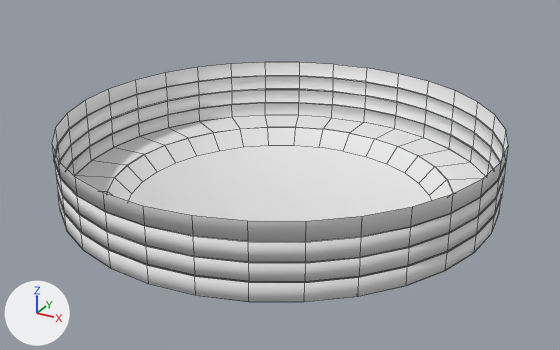
An edit to the FBX model Assets/FastShoot/3DModels/Map/Arena burger/Arena.fbx, drawn before and after from the same camera.
Before and after are seen from a camera (50 mm lens) standing at (120.3, -218.7, 113.3) and looking at (1.2, -2.3, 5.1). Arrows for +X, +Y and +Z are at lower left; the lights stay in place. Mesh edges are drawn as thin lines.

The older version as bpy lines, for what is in view:
```python
me_cylinder_001 = bpy.data.meshes.new('Cylinder.001')
me_cylinder_001.from_pydata(...)  # 608 vertices, 577 faces; spans x -74.9..74.9, y -74.9..74.9, z -6.0..24.0
me_cylinder_001.materials.append(mat_uv)  # its picture is missing
ob_arena = bpy.data.objects.new('Arena', me_cylinder_001)
ob_arena.location = (0.0, 0.0, 0.0)
```
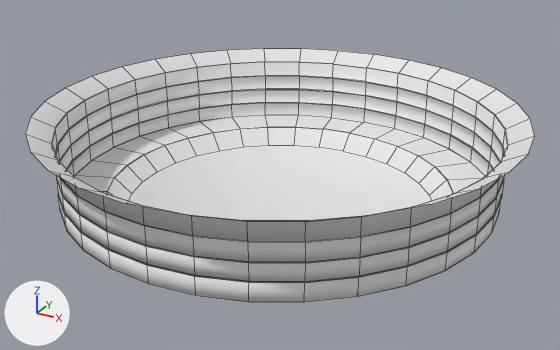
Pixel boxes (x1, y1, x2, y2) of what changed, in the pictures (560 x 350 px):
'Arena', reshaped (12% wider)
    before: (52, 62, 508, 302)
    after: (25, 49, 535, 302)
part 1 of me_cylinder_001, built on
    before: (52, 62, 508, 242)
    after: (25, 49, 535, 242)

What changed in the scene script:
```text
Change me_cylinder_001:
    used by ob_arena; location = (0.0, 0.0, 0.0)
    remove me_cylinder_001.from_pydata(...)  # 608 vertices, 577 faces; spans x -74.9..74.9, y -74.9..74.9, z -6.0..24.0
    add me_cylinder_001.from_pydata(...)  # 672 vertices, 641 faces; spans x -82.4..82.4, y -82.4..82.4, z -6.0..28.0
    me_cylinder_001 part 1
    32 vertices are removed from x -74.9..74.9, y -74.9..74.9, z 24.0
    32 faces are deleted
    64 vertices are added at x -82.4..82.4, y -82.4..82.4, z 24.1..28.0
    32 new vertices lie (0.0, 0.0, 5.8) away from vertices in x -74.9..74.9, y -74.9..74.9, z 18.1
    96 new faces join them
```
